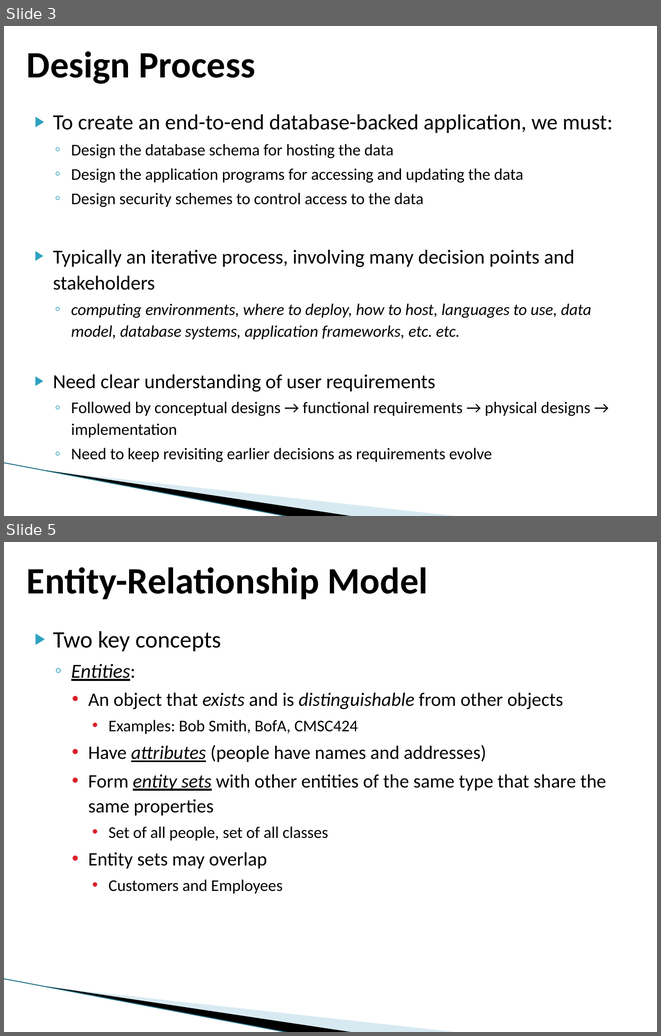
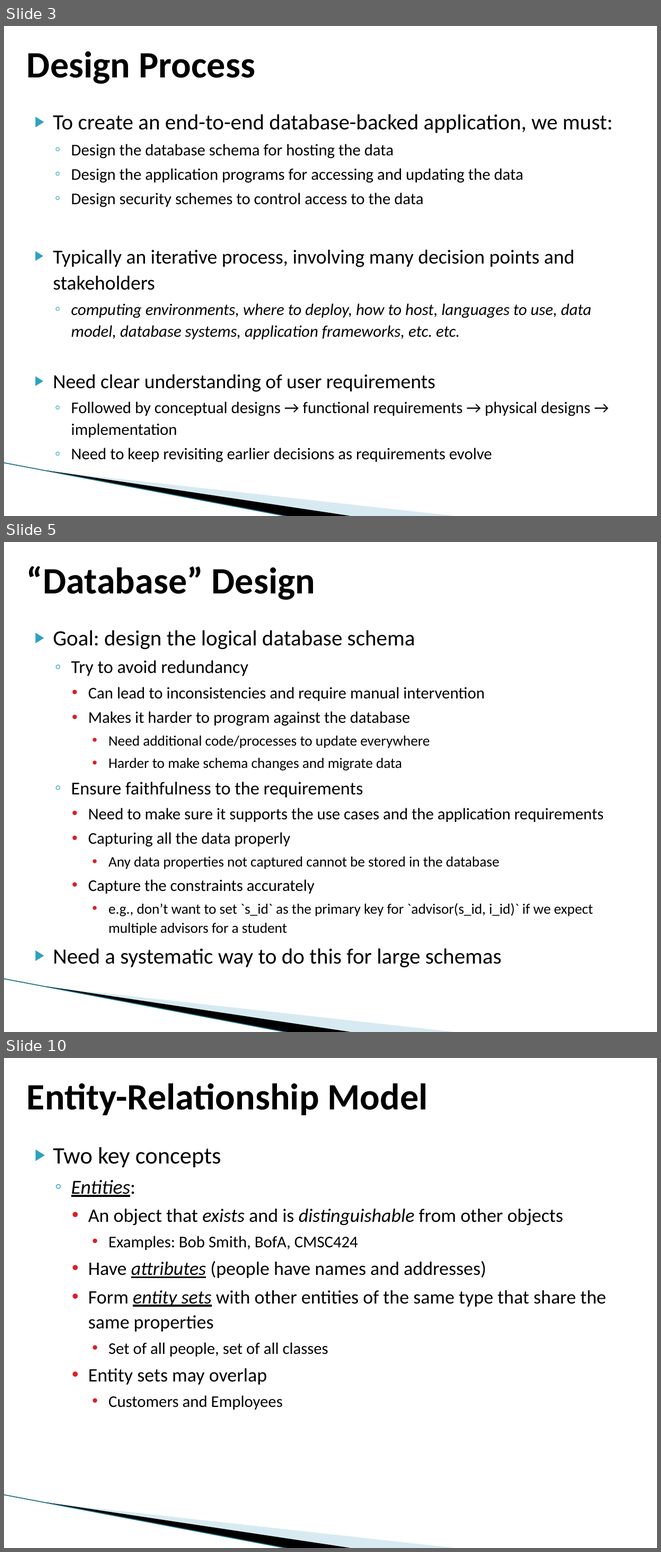
Before and after one commit to umddb/cmsc424-fall2021, a slide deck: Slides/03-E-R-Normalization.pptx. Shown one above the other, each under a label of ours: slides 3 and 5 before the commit, slides 3, 5 and 10 after it; the slides between them are not shown. The pictures are 661x1036 and 661x1552 pixels, drawn with LibreOffice and Linux fonts; fonts in the diff are those of the drawing; background and template pictures are left out. Boxes give left, top, right and bottom in pixels: in the first picture for what was removed or moved away, otherwise in the second. Text is boxed around its words. In the diff, an @@ line names an element or a change of style, - is before the commit and + after.

```diff
--- a/Slides/03-E-R-Normalization.pptx
+++ b/Slides/03-E-R-Normalization.pptx
@@ slide 5 added at (4, 542, 657, 1032), background #FFFFFF; not listed: 3 template elements that a slide beside it also shows @@
@@ title added at (27, 566, 315, 600), 41 pt, text #000000, bold @@
+“Database” Design
@@ text added at (53, 630, 604, 967), 16 pt, text #000000 @@
+▶ Goal: design the logical database schema
+  ◦ Try to avoid redundancy
+    • Can lead to inconsistencies and require manual intervention
+    • Makes it harder to program against the database
+      • Need additional code/processes to update everywhere
+      • Harder to make schema changes and migrate data
+  ◦ Ensure faithfulness to the requirements
+    • Need to make sure it supports the use cases and the application requirements
+    • Capturing all the data properly
+      • Any data properties not captured cannot be stored in the database
+    • Capture the constraints accurately
+      • e.g., don’t want to set `s_id` as the primary key for `advisor(s_id, i_id)` if we expect multiple advisors for a student
+▶ Need a systematic way to do this for large schemas
@@ what was slide 5 is now slide 10 @@
```
Also in this commit, not shown: 5 slides changed, 4 other slides added, 1 slide removed, 1 other file.
